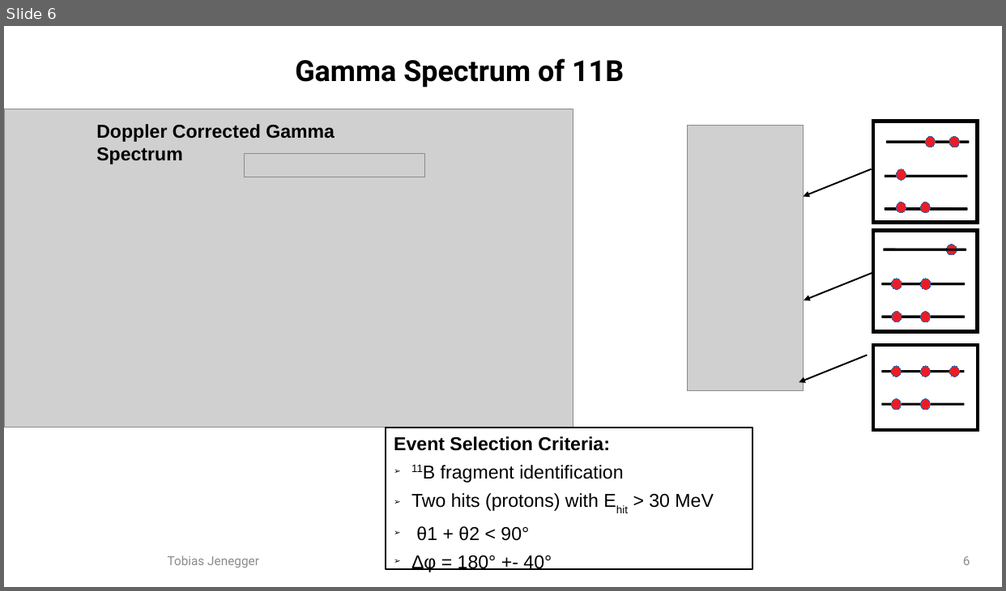
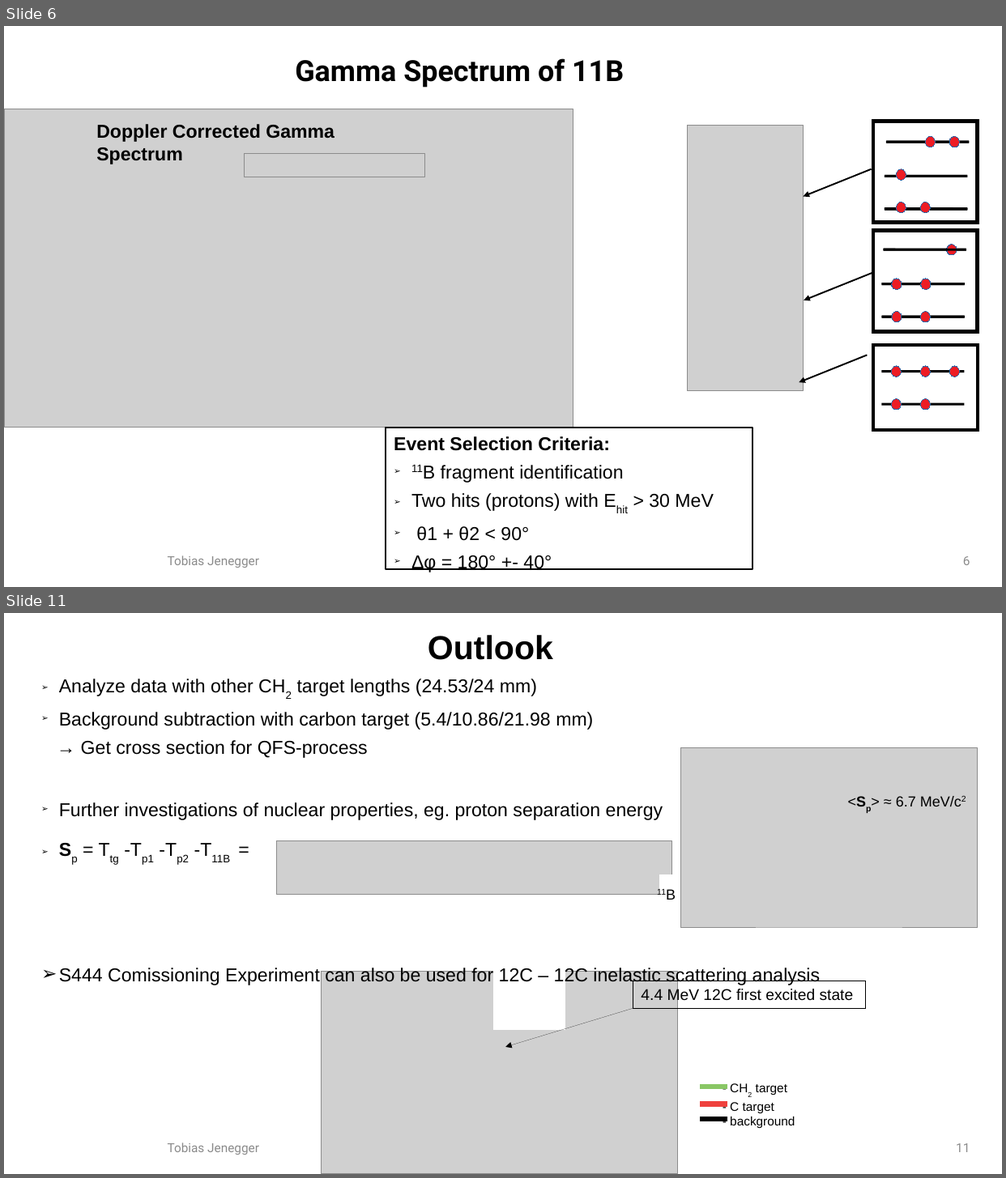
Before and after one commit to jenegger/r3bweek_2022, a slide deck: r3b_pres_2022.odp. Shown one above the other, each under a label of ours: slide 6 before the commit, slides 6 and 11 after it; the slides between them are not shown. The pictures are 1006x591 and 1006x1178 pixels, drawn with LibreOffice and Linux fonts; fonts in the diff are those of the drawing; grey boxes stand for pictures; background and template pictures are left out. Boxes give left, top, right and bottom in pixels: in the first picture for what was removed or moved away, otherwise in the second. Text is boxed around its words. In the diff, an @@ line names an element or a change of style, - is before the commit and + after.

```diff
--- a/r3b_pres_2022.odp
+++ b/r3b_pres_2022.odp
@@ slide 11 added at (4,613,1002,1174), background #FFFFFF @@
@@ text added at (428,635,553,660), 32 pt, text #000000, bold @@
+Outlook
@@ text added at (59,679,820,986), 18 pt, text #000000 @@
+➢ Analyze data with other CH2 target lengths (24.53/24 mm)
+➢ Background subtraction with carbon target (5.4/10.86/21.98 mm)
+→ Get cross section for QFS-process
+➢ Further investigations of nuclear properties, eg. proton separation energy
+➢ Sp = Ttg -Tp1 -Tp2 -T11B =
+➢ S444 Comissioning Experiment can also be used for 12C – 12C inelastic scattering analysis
@@ picture added at (681,747,978,927) @@
@@ text added at (896,796,961,807), 14 pt, text #000000 @@
+<Sp> ≈ 6.7 MeV/c2
@@ picture added at (276,841,672,895) @@
@@ rectangle added at (660,875,675,897), fill #FFFFFF, outline #FFFFFF 0 pt @@
@@ text added at (650,882,688,905), 14 pt, text #000000 @@
+11B
@@ picture added at (322,972,678,1174) @@
@@ rectangle added at (493,957,565,1030), fill #FFFFFF, outline #FFFFFF 0 pt @@
@@ rectangle added at (633,982,866,1008), outline #000000 0 pt, 15 pt, text #000000 @@
+4.4 MeV 12C first excited state
@@ arrow added from (633, 1008) to (505, 1047), #000000 0 pt @@
@@ group added at (701,1084,795,1128): 3 rectangles, 1 text @@
+- CH2 target
+- C target
+- background
@@ text added at (168,1143,259,1155), 12 pt, text #8B8B8B @@
+Tobias Jenegger
@@ page number added at (956,1144,970,1152), 12 pt, text #8B8B8B @@
+11
```
Also in this commit, not shown: 7 slides changed, 1 other slide added, 2 slides removed, 6 other files.
